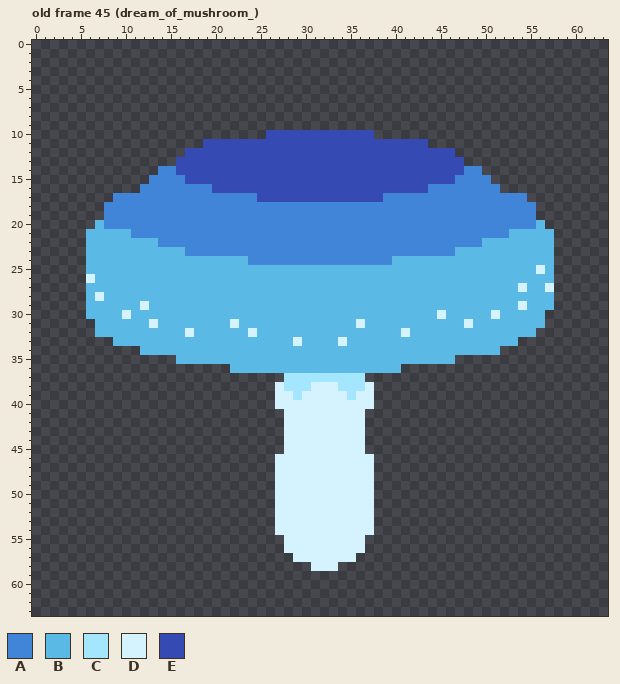
One commit to this pixel-art file: public/assets/images/atlas.aseprite. The picture above was drawn from the file before the commit.
64x64 pixels, 47 frames. Shown: old frame 45 (dream_of_mushroom_). The commit also changed other frames, which this record leaves out.
Visible layers, top first: "Layer 2", "Layer 1", "Layer 3".
Palette (. is transparent): A #4185d8  B #5ab9e5  C #a5e6ff  D #d5f3ff  E #354ab2
Pixels before, old frame 45 (dream_of_mushroom_) (only the part around the change), first column x 19:
29 BBBBBBBBBBBBBBBBBBBBBBBB
30 BBBBBBBBBBBBBBBBBBBBBBBB
31 BBBDBBBBBBBBBBBBBDBBBBBB
32 BBBBBDBBBBBBBBBBBBBBBBDB
33 BBBBBBBBBBDBBBBDBBBBBBBB
34 BBBBBBBBBBBBBBBBBBBBBBBB
35 BBBBBBBBBBBBBBBBBBBBBBBB
36 ...BBBBBBBBBBBBBBBBBBB..
37 .........CCCCCCCCC......
38 ........DCCCDDDCCCD.....
39 ........DDCDDDDDCDD.....
40 ........DDDDDDDDDDD.....
41 .........DDDDDDDDD......
42 .........DDDDDDDDD......
43 .........DDDDDDDDD......
44 .........DDDDDDDDD......
45 .........DDDDDDDDD......
46 ........DDDDDDDDDDD.....
47 ........DDDDDDDDDDD.....
48 ........DDDDDDDDDDD.....
49 ........DDDDDDDDDDD.....
50 ........DDDDDDDDDDD.....
51 ........DDDDDDDDDDD.....
Once edited:
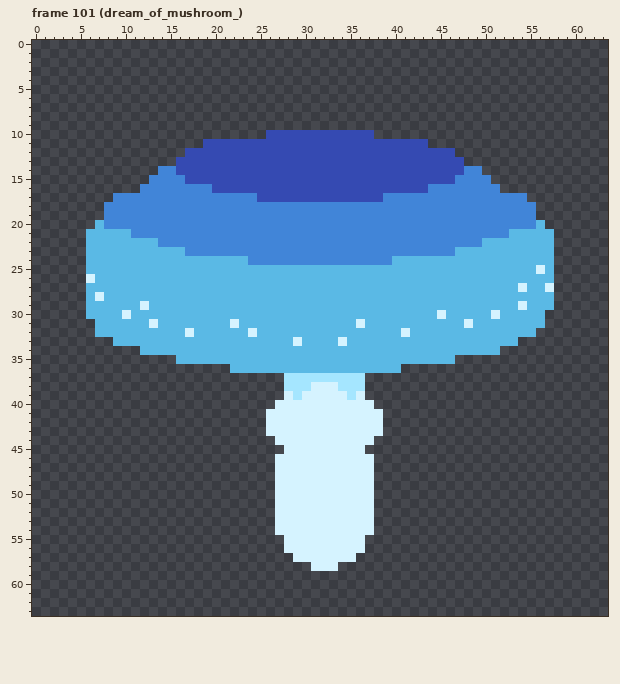
The exact change:
frames 47 -> 144
Changed rows in their new state; - is an unchanged pixel.
Frame 101 (dream_of_mushroom_) against old frame 45 (dream_of_mushroom_), layer "Layer 3":
first column x 26:
38 -.---------.-
39 -.---------.-
41 DD---------DD
42 DD---------DD
43 DD---------DD
44 -D---------D-
